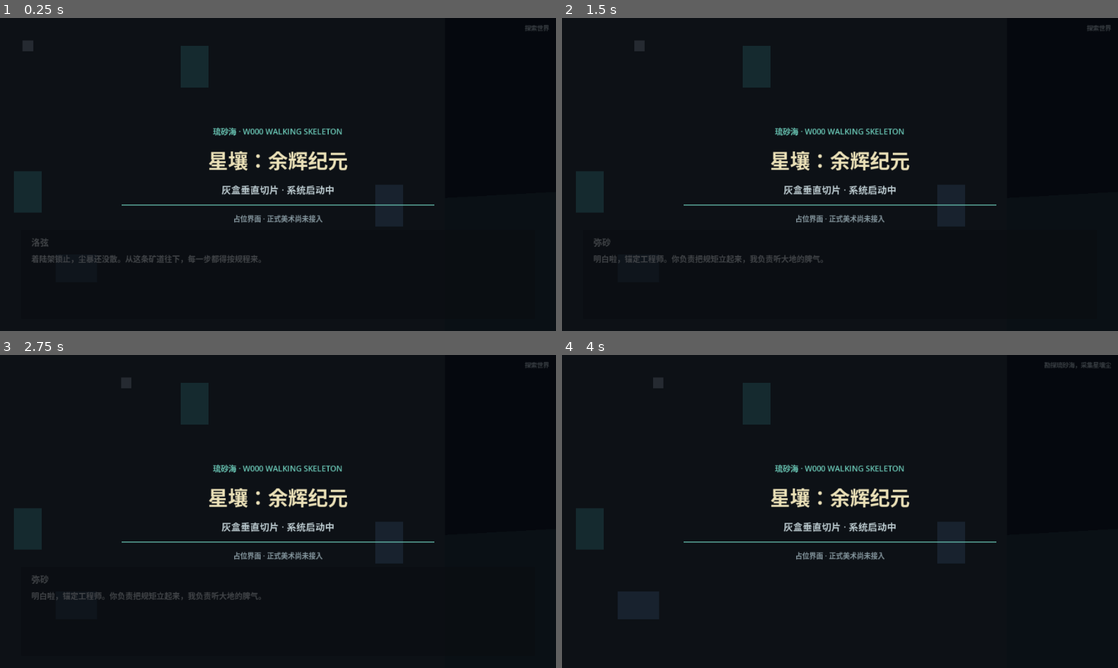
Above: before the commit, frames 1-4 (two rows, left to right).
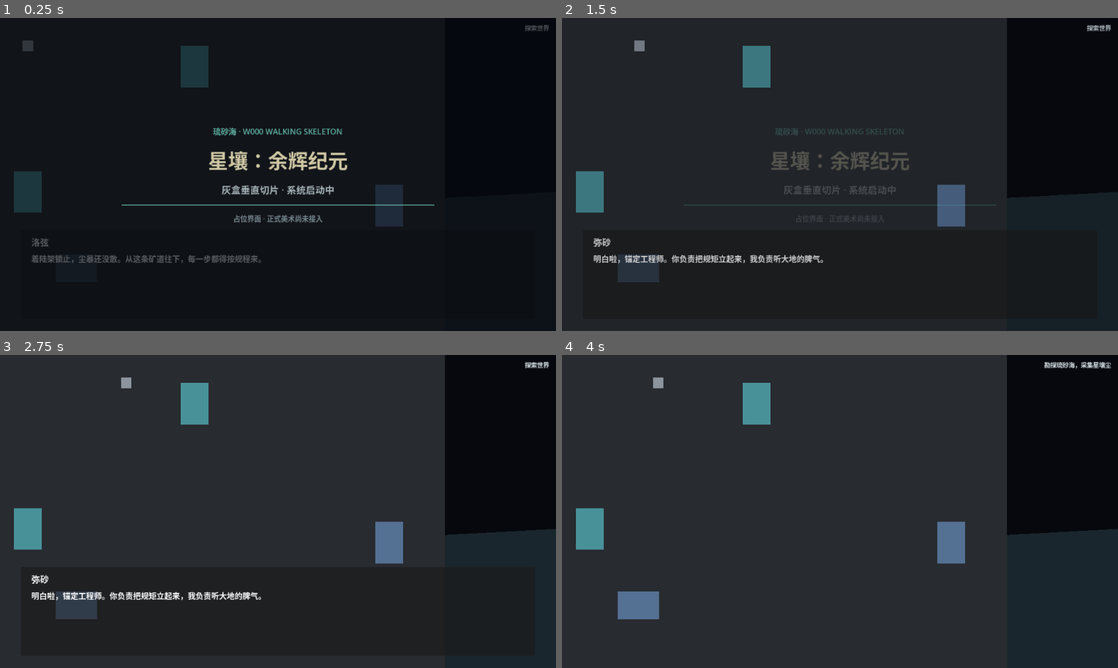
Above: after the commit, the same moments.

Repository: Asunainlove/GAMEGLM
Game: Godot game, scene res://scenes/app.tscn
Two runs of this game, one before a commit and one after it. Both use one fixed random seed, a clock stepped at 60 frames per second and the inputs below.
Inputs (mouse positions are in pixels of both pictures, inside the frame that each line leads up to):
- Up to frame 1 (0.25 s): no input
- Up to frame 2 (1.5 s): tap Enter (ui_accept) at 0.5, 0.77 s; move the mouse to (962, 158) at 0.52 s; hold D (move_right) 0.53-1.25 s; hold E (interact) 0.53-1.25 s; click (962, 158) at 0.67 s; drag from (728, 190) to (639, 46) at 1.27 s
- Up to frame 3 (2.75 s): move the mouse to (333, 442) at 2.02 s; hold D (move_right) from 2.03 s (still down); hold Right mouse button (place) from 2.03 s (still down); click (333, 442) at 2.17 s
- Up to frame 4 (4 s): release D (move_right) at 2.75 s; release Right mouse button (place) at 2.75 s; drag from (812, 574) to (673, 464) at 2.77 s; tap Enter (ui_accept) at 3.5, 3.77 s; move the mouse to (1006, 558) at 3.52 s; hold A (move_left) from 3.53 s (still down); hold Shift from 3.53 s (still down); click (1006, 558) at 3.67 s

The runs differ from the first frame. In frame 1, 0.4% of the frame differs, in the area x 37-63%, y 42-49%; in frame 2, 5.3%; in frame 3, 59%; in frame 4, 80%, in the area x 0-99%, y 0-100%.

Commit message:
feat(ui): 主菜单四按钮/说明面板/保存提示 + 启动屏淡出（W001-P05）
- MenuPanel 增加 保存/重新开始 按钮（继续/说明沿用），save_requested/restart_requested 信号发往集成层，监听器保活测试覆盖
- HelpPanel 原创中文操作说明（移动/采集/放置/交互/背包/覆盖层/菜单），说明按钮切换
- flash_notice 短暂提示：ObjectiveLabel 替换+恢复，轮询重渲染不覆盖通知窗口
- app.gd/app.tscn 启动屏 boot 后 modulate:a 1→0（2s）淡出后隐藏，节点与文案保留；StartupScreen 与 Layout mouse_filter=IGNORE，淡出不阻塞输入（TDD RED→GREEN）

Diff:
--- a/scenes/app.tscn
+++ b/scenes/app.tscn
@@ -29,6 +29,7 @@
 layer = 20
 
 [node name="StartupScreen" type="ColorRect" parent="UILayer"]
+unique_name_in_owner = true
 anchors_preset = 15
 anchor_right = 1.0
 anchor_bottom = 1.0
@@ -50,6 +51,7 @@
 offset_bottom = 116.0
 grow_horizontal = 2
 grow_vertical = 2
+mouse_filter = 2
 theme_override_constants/separation = 18
 alignment = 1
 
--- a/scenes/ui_hud.tscn
+++ b/scenes/ui_hud.tscn
@@ -67,9 +67,9 @@
 anchor_right = 0.5
 anchor_bottom = 0.5
 offset_left = -180.0
-offset_top = -150.0
+offset_top = -200.0
 offset_right = 180.0
-offset_bottom = 150.0
+offset_bottom = 200.0
 grow_horizontal = 2
 grow_vertical = 2
 theme = ExtResource("2_theme")
@@ -90,14 +90,40 @@
 layout_mode = 2
 text = "继续"
 
+[node name="SaveButton" type="Button" parent="MenuPanel/Content"]
+custom_minimum_size = Vector2(0, 36)
+layout_mode = 2
+text = "保存"
+
 [node name="HelpButton" type="Button" parent="MenuPanel/Content"]
 custom_minimum_size = Vector2(0, 36)
 layout_mode = 2
 text = "说明"
 
-[node name="HelpText" type="Label" parent="MenuPanel/Content"]
+[node name="RestartButton" type="Button" parent="MenuPanel/Content"]
+custom_minimum_size = Vector2(0, 36)
+layout_mode = 2
+text = "重新开始"
+
+[node name="HelpPanel" type="PanelContainer" parent="MenuPanel/Content"]
 visible = false
-custom_minimum_size = Vector2(0, 72)
+custom_minimum_size = Vector2(0, 132)
+layout_mode = 2
+theme_override_constants/margin_left = 10
+theme_override_constants/margin_top = 8
+theme_override_constants/margin_right = 10
+theme_override_constants/margin_bottom = 8
+
+[node name="HelpText" type="Label" parent="MenuPanel/Content/HelpPanel"]
 layout_mode = 2
 autowrap_mode = 3
-text = "提示：Esc 键打开或关闭本菜单；I 或 Tab 键切换背包；E 键与环境互动。当前为灰盒垂直切片，正式美术尚未接入。"
+text = "操作说明（灰盒）
+移动：WASD 或方向键
+采集：鼠标左键 或 空格键
+放置建筑：鼠标右键 或 F 键
+交互：E 键
+背包：I 键 或 Tab 键
+矿脉覆盖层：O 键
+菜单：Esc 键
+
+当前为灰盒垂直切片，正式美术尚未接入。"
--- a/src/app/app.gd
+++ b/src/app/app.gd
@@ -1,11 +1,43 @@
 extends Node
+
+## W001-P05 启动屏淡出：boot（_ready 装配）完成后把 UILayer/StartupScreen 的
+## modulate:a 从 1 补间到 0（2 秒），随后隐藏节点。节点与其文案**保留**
+## （test_app_bootstrap 断言锁定，不可删）；StartupScreen 及其 Layout 的
+## mouse_filter 均为 IGNORE，淡出期间不阻塞输入。淡出完成入口
+## finish_startup_fade 公开，测试可手动调用完成（跳过真实补间等待）。
+
+const STARTUP_FADE_SECONDS: float = 2.0
 
 @onready var world_host: Node2D = %WorldHost
 @onready var modal_layer: CanvasLayer = %ModalLayer
 @onready var ui_layer: CanvasLayer = %UILayer
+@onready var startup_screen: ColorRect = %StartupScreen
+
+var _startup_fade_tween: Tween = null
 
 
 func _ready() -> void:
 	assert(world_host != null)
 	assert(modal_layer != null)
 	assert(ui_layer != null)
+	_begin_startup_fade()
+
+
+func _begin_startup_fade() -> void:
+	if startup_screen == null or not startup_screen.visible:
+		return
+	_startup_fade_tween = create_tween()
+	_startup_fade_tween.tween_property(startup_screen, "modulate:a", 0.0, STARTUP_FADE_SECONDS)
+	_startup_fade_tween.finished.connect(finish_startup_fade)
+
+
+## 淡出完成：停止补间（若仍在运行）、隐藏启动屏并复位 modulate 供复用。
+## 节点本身保留在场景树中。
+func finish_startup_fade() -> void:
+	if _startup_fade_tween != null and _startup_fade_tween.is_valid():
+		_startup_fade_tween.kill()
+	_startup_fade_tween = null
+	if startup_screen == null or not startup_screen.visible:
+		return
+	startup_screen.visible = false
+	startup_screen.modulate.a = 1.0
--- a/src/ui/hud.gd
+++ b/src/ui/hud.gd
@@ -8,9 +8,12 @@
 ## 唯一的"写"操作是引擎级 UI 状态（节点可见性与 get_tree().paused）。
 
 signal menu_resumed
+signal save_requested
+signal restart_requested
 
 const POLL_INTERVAL_SECONDS: float = 0.25
 const MAX_BAR_SLOTS: int = 8
+const DEFAULT_NOTICE_SECONDS: float = 1.5
 
 const _CHOICE_FLAGS: PackedStringArray = [
 	"station_mode_exploit",
@@ -33,12 +36,16 @@
 @onready var _inventory_panel: PanelContainer = $InventoryPanel
 @onready var _menu_panel: PanelContainer = $MenuPanel
 @onready var _inventory_items_box: VBoxContainer = $InventoryPanel/Content/ItemsBox
-@onready var _menu_help_text: Label = $MenuPanel/Content/HelpText
+@onready var _menu_help_panel: PanelContainer = $MenuPanel/Content/HelpPanel
 @onready var _resume_button: Button = $MenuPanel/Content/ResumeButton
+@onready var _save_button: Button = $MenuPanel/Content/SaveButton
 @onready var _help_button: Button = $MenuPanel/Content/HelpButton
+@onready var _restart_button: Button = $MenuPanel/Content/RestartButton
 
 var _cached_revision: int = -1
 var _poll_timer: Timer
+var _notice_text: String = ""
+var _notice_timer: Timer = null
 
 
 func _ready() -> void:
@@ -51,7 +58,9 @@
 			push_warning("Hud.name_resolver 无效，回退为直接显示物品 ID。")
 		name_resolver = _default_name_resolver
 	_resume_button.pressed.connect(_on_resume_pressed)
+	_save_button.pressed.connect(_on_save_pressed)
 	_help_button.pressed.connect(_on_help_pressed)
+	_restart_button.pressed.connect(_on_restart_pressed)
 	_poll_timer = Timer.new()
 	_poll_timer.name = "PollTimer"
 	_poll_timer.wait_time = POLL_INTERVAL_SECONDS
@@ -193,7 +202,9 @@
 func _render(snapshot: Dictionary) -> void:
 	_render_inventory_bar(snapshot)
 	_render_inventory_panel(snapshot)
-	_objective_label.text = objective_for(snapshot)
+	# 通知窗口期内保持提示文案，避免轮询重渲染覆盖短暂提示。
+	if _notice_text.is_empty():
+		_objective_label.text = objective_for(snapshot)
 
 
 func _render_inventory_bar(snapshot: Dictionary) -> void:
@@ -269,8 +280,45 @@
 	menu_resumed.emit()
 
 
+func _on_save_pressed() -> void:
+	# 表现层只发意图信号；落账由集成层经 SaveService 完成。
+	save_requested.emit()
+
+
+func _on_restart_pressed() -> void:
+	restart_requested.emit()
+
+
 func _on_help_pressed() -> void:
-	_menu_help_text.visible = not _menu_help_text.visible
+	_menu_help_panel.visible = not _menu_help_panel.visible
+
+
+## 短暂提示：把 ObjectiveLabel 文案替换为 text，seconds 秒后恢复目标短语。
+## 轮询重渲染在通知窗口期内不覆盖提示（见 _render）。仅引擎级 UI 状态。
+func flash_notice(text_value: String, seconds: float = DEFAULT_NOTICE_SECONDS) -> void:
+	_notice_text = text_value
+	_objective_label.text = text_value
+	if _notice_timer == null:
+		_notice_timer = Timer.new()
+		_notice_timer.name = "NoticeTimer"
+		_notice_timer.one_shot = true
+		_notice_timer.timeout.connect(_on_notice_timeout)
+		add_child(_notice_timer)
+	_notice_timer.stop()
+	_notice_timer.wait_time = maxf(seconds, 0.0)
+	_notice_timer.start()
+
+
+## 立即结束短暂提示并恢复目标短语。
+func clear_notice() -> void:
+	if _notice_timer != null:
+		_notice_timer.stop()
+	_on_notice_timeout()
+
+
+func _on_notice_timeout() -> void:
+	_notice_text = ""
+	_objective_label.text = objective_for(_current_snapshot())
 
 
 func _append_label(parent: Node, text_value: String) -> void:
--- a/tests/unit/test_ui_hud.gd
+++ b/tests/unit/test_ui_hud.gd
@@ -9,6 +9,20 @@
 ## Godot 4 教训：Callable 只持 ObjectID，临时 RefCounted 会被立即释放导致注入静默失效。
 ## 因此替身必须保存在测试实例字段中保活。
 var _fake: FakeSnapshotProvider = null
+
+## 信号监听器宿主：同样必须存测试实例字段保活（Callable 只持 ObjectID）。
+var _spy: MenuSignalSpy = null
+
+
+class MenuSignalSpy:
+	var save_calls: int = 0
+	var restart_calls: int = 0
+
+	func on_save_requested() -> void:
+		save_calls += 1
+
+	func on_restart_requested() -> void:
+		restart_calls += 1
 
 var _fake_names: Dictionary = {
 	"starsoil_dust": "星壤尘",
@@ -173,13 +187,45 @@
 	assert_false(timer.is_stopped(), "Poll timer must be running for periodic polling.")
 
 
-func test_hud_menu_panel_has_resume_and_help_buttons() -> void:
+func test_hud_menu_panel_has_four_menu_buttons() -> void:
 	var hud: Hud = _make_hud(_basic_payload())
 	var buttons: Array[Button] = _buttons_under(hud.get_node("MenuPanel"))
-	assert_eq(buttons.size(), 2, "MenuPanel must contain exactly two buttons.")
-	if buttons.size() == 2:
+	assert_eq(buttons.size(), 4, "MenuPanel must contain exactly four buttons.")
+	if buttons.size() == 4:
 		assert_eq(buttons[0].text, "继续")
-		assert_eq(buttons[1].text, "说明")
+		assert_eq(buttons[1].text, "保存")
+		assert_eq(buttons[2].text, "说明")
+		assert_eq(buttons[3].text, "重新开始")
+
+
+func test_hud_declares_save_and_restart_signals() -> void:
+	var hud: Hud = _make_hud(_basic_payload())
+	assert_true(hud.has_signal("save_requested"), "Hud must declare save_requested signal.")
+	assert_true(hud.has_signal("restart_requested"), "Hud must declare restart_requested signal.")
+
+
+func test_save_and_restart_buttons_emit_signals_to_field_kept_listener() -> void:
+	var hud: Hud = _make_hud(_basic_payload())
+	_spy = MenuSignalSpy.new()
+	hud.save_requested.connect(_spy.on_save_requested)
+	hud.restart_requested.connect(_spy.on_restart_requested)
+	watch_signals(hud)
+
+	hud._unhandled_input(_action_event("menu"))
+	assert_true(
+		(hud.get_node("MenuPanel") as Control).visible,
+		"Menu must be open before the button presses under test."
+	)
+
+	var buttons: Array[Button] = _buttons_under(hud.get_node("MenuPanel"))
+	(buttons[1] as Button).pressed.emit()
+	(buttons[3] as Button).pressed.emit()
+
+	assert_signal_emitted(hud, "save_requested", "保存 press must emit save_requested.")
+	assert_signal_emitted(hud, "restart_requested", "重新开始 press must emit restart_requested.")
+	assert_eq(_spy.save_calls, 1, "Field-kept listener must receive save_requested.")
+	assert_eq(_spy.restart_calls, 1, "Field-kept listener must receive restart_requested.")
+	assert_true((hud.get_node("MenuPanel") as Control).visible, "保存 press must keep the menu open.")
 
 
 # ---------------------------------------------------------------- snapshot rendering
@@ -317,18 +363,45 @@
 	assert_false(get_tree().paused, "Resume must unpause the tree.")
 
 
-func test_help_button_toggles_help_text() -> void:
-	var hud: Hud = _make_hud(_basic_payload())
-	var help_text: Label = hud.get_node("MenuPanel/Content/HelpText") as Label
+func test_help_button_toggles_help_panel_with_operation_text() -> void:
+	var hud: Hud = _make_hud(_basic_payload())
+	var help_panel: Control = hud.get_node("MenuPanel/Content/HelpPanel") as Control
+	assert_not_null(help_panel, "MenuPanel must contain a HelpPanel grey box.")
+	if help_panel == null:
+		return
 	var buttons: Array[Button] = _buttons_under(hud.get_node("MenuPanel"))
-	var help_button: Button = buttons[1]
+	var help_button: Button = buttons[2]
 	assert_eq(help_button.text, "说明")
 
-	assert_false(help_text.visible)
+	assert_false(help_panel.visible)
 	help_button.pressed.emit()
-	assert_true(help_text.visible, "说明 button must reveal the help text.")
+	assert_true(help_panel.visible, "说明 button must reveal the help panel.")
 	help_button.pressed.emit()
-	assert_false(help_text.visible, "说明 button must hide the help text again.")
+	assert_false(help_panel.visible, "说明 button must hide the help panel again.")
+
+	var help_text: Label = hud.get_node("MenuPanel/Content/HelpPanel/HelpText") as Label
+	assert_not_null(help_text, "HelpPanel must carry the operation text label.")
+	if help_text != null:
+		for keyword: String in ["采集", "放置", "菜单"]:
+			assert_true(
+				help_text.text.contains(keyword),
+				"Help text must mention %s (got: %s)." % [keyword, help_text.text]
+			)
+
+
+func test_flash_notice_overrides_and_restores_objective_label() -> void:
+	var hud: Hud = _make_hud(_basic_payload())
+	var objective: Label = hud.get_node("ObjectiveLabel") as Label
+	var baseline: String = objective.text
+	assert_ne(baseline, "")
+
+	hud.flash_notice("已保存")
+	assert_eq(objective.text, "已保存", "flash_notice must surface the transient notice.")
+	hud.refresh()
+	assert_eq(objective.text, "已保存", "Poll re-render must not wipe an active notice.")
+
+	hud.clear_notice()
+	assert_eq(objective.text, baseline, "clear_notice must restore the objective text.")
 
 
 # ---------------------------------------------------------------- objective_for table
